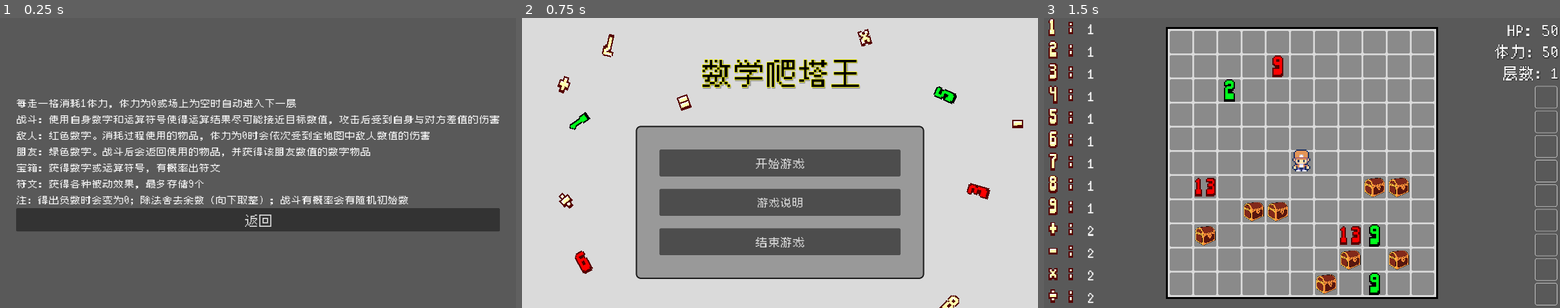
Above: before the commit, frames 1-3 (left to right).
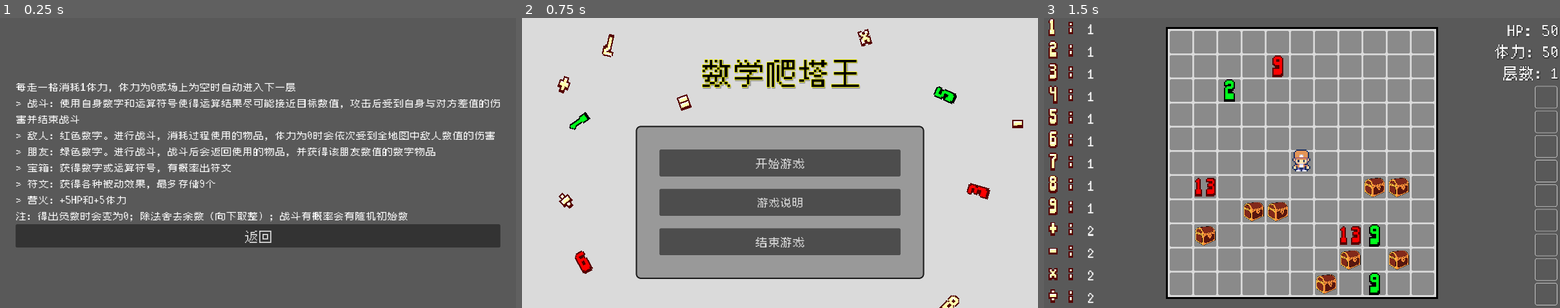
Above: after the commit, the same moments.

Repository: Noodles-Lover/MathTowerKing
Game: Godot game, scene res://scenes/desciption.tscn
The game is run twice, just before and just after one commit, with the same random seed, the same clock (stepped at 60 frames per second) and the same inputs. This scene is started directly instead of the project's main scene. Sound files missing from this copy of the repository are replaced by a short silence.
Inputs:
- Up to frame 1 (0.25 s): no input
- Up to frame 2 (0.75 s): click "返回" at 0.5 s
- Up to frame 3 (1.5 s): click "开始游戏" at 1.25 s

The runs differ from the first frame. In frame 1, 19% of the frame differs, in the area x 3-97%, y 22-80%; in frame 2, nothing differs; in frame 3, nothing differs.

Commit message:
游戏说明修改和添加符文字体

Diff:
--- a/scenes/desciption.tscn
+++ b/scenes/desciption.tscn
@@ -47,21 +47,23 @@
 anchor_top = 0.5
 anchor_right = 0.5
 anchor_bottom = 0.5
-offset_left = -483.0
-offset_top = -96.5
-offset_right = 483.0
-offset_bottom = 96.5
+offset_left = -528.0
+offset_top = -185.0
+offset_right = 528.0
+offset_bottom = 185.0
 grow_horizontal = 2
 grow_vertical = 2
 
 [node name="Label" type="Label" parent="VBoxContainer"]
 layout_mode = 2
 text = "每走一格消耗1体力，体力为0或场上为空时自动进入下一层
-战斗：使用自身数字和运算符号使得运算结果尽可能接近目标数值，攻击后受到自身与对方差值的伤害
-敌人：红色数字。消耗过程使用的物品，体力为0时会依次受到全地图中敌人数值的伤害
-朋友：绿色数字。战斗后会返回使用的物品，并获得该朋友数值的数字物品
-宝箱：获得数字或运算符号，有概率出符文
-符文：获得各种被动效果，最多存储9个
+> 战斗：使用自身数字和运算符号使得运算结果尽可能接近目标数值，攻击后受到自身与对方差值的伤
+害并结束战斗
+> 敌人：红色数字。进行战斗，消耗过程使用的物品，体力为0时会依次受到全地图中敌人数值的伤害
+> 朋友：绿色数字。进行战斗，战斗后会返回使用的物品，并获得该朋友数值的数字物品
+> 宝箱：获得数字或运算符号，有概率出符文
+> 符文：获得各种被动效果，最多存储9个
+> 营火：+5HP和+5体力
 注：得出负数时会变为0；除法舍去余数（向下取整）；战斗有概率会有随机初始数"
 label_settings = SubResource("LabelSettings_xe4ua")
 
--- a/scenes/part_of/rune.tscn
+++ b/scenes/part_of/rune.tscn
@@ -1,6 +1,7 @@
-[gd_scene load_steps=3 format=3 uid="uid://cq4btgnpn2qtu"]
+[gd_scene load_steps=5 format=3 uid="uid://cq4btgnpn2qtu"]
 
 [ext_resource type="Script" path="res://scripts/roots/runeRoot.gd" id="1_a5ehp"]
+[ext_resource type="FontFile" uid="uid://djnbahww4q3sk" path="res://static/HYPixel11pxU-2.ttf" id="2_ktfr3"]
 
 [sub_resource type="StyleBoxFlat" id="StyleBoxFlat_7om41"]
 bg_color = Color(0.6, 0.6, 0.6, 0)
@@ -13,6 +14,9 @@
 corner_radius_top_right = 4
 corner_radius_bottom_right = 4
 corner_radius_bottom_left = 4
+
+[sub_resource type="Theme" id="Theme_hqx7m"]
+default_font = ExtResource("2_ktfr3")
 
 [node name="rune" type="Node2D"]
 script = ExtResource("1_a5ehp")
@@ -32,6 +36,7 @@
 [node name="runeTexture" type="TextureRect" parent="PanelContainer"]
 layout_mode = 2
 tooltip_text = "--"
+theme = SubResource("Theme_hqx7m")
 expand_mode = 1
 
 [connection signal="pressed" from="PanelContainer/Button" to="." method="_on_rune_pressed"]
Not shown, changed: export_presets.cfg
